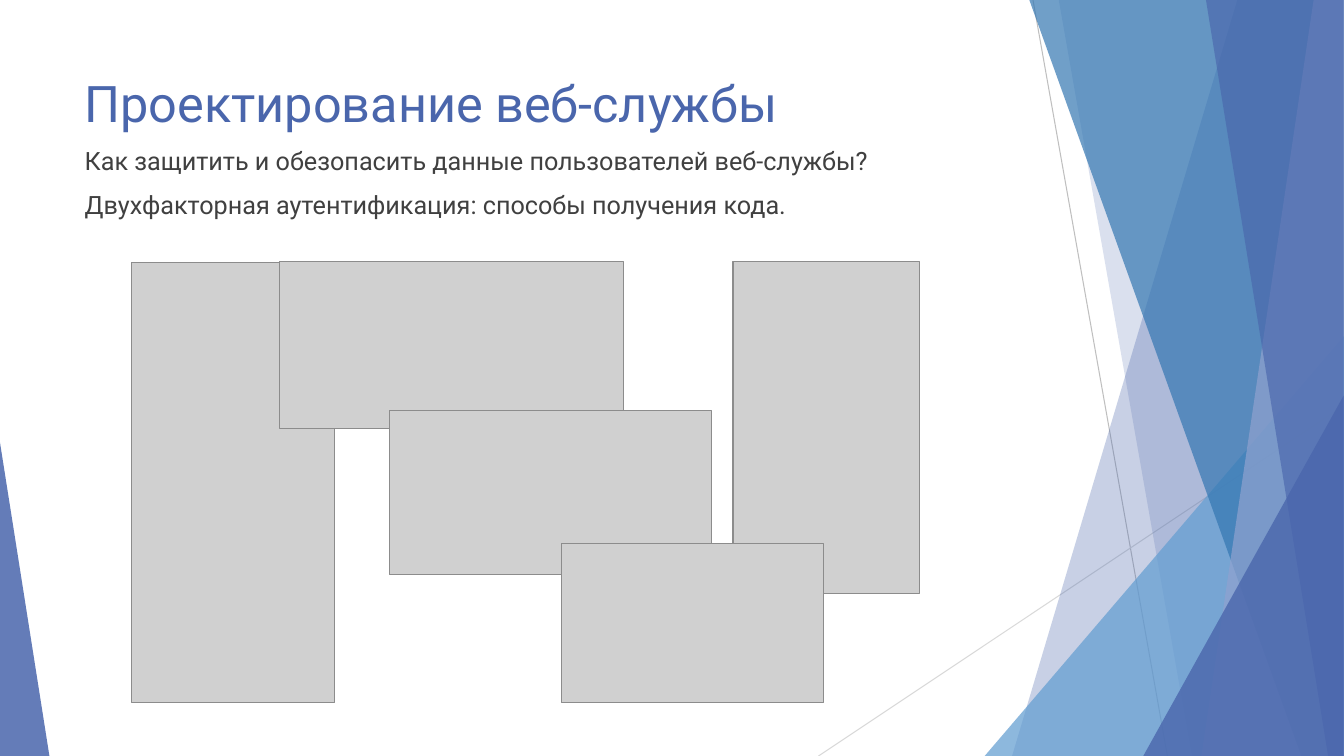
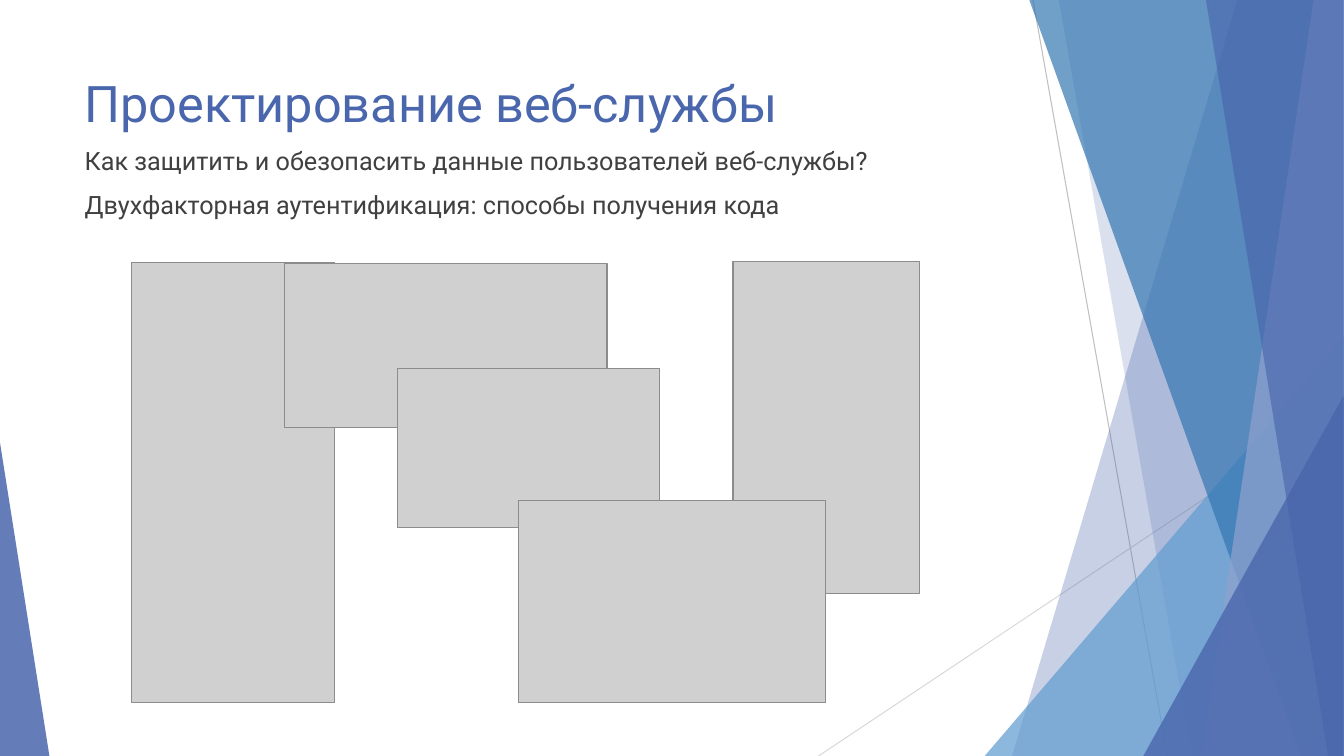
Before and after one commit to mJaJksJ/VCR, a slide deck: slide 7 of Конференция/Презентация.pptx. Drawn at 1344x756 pixels with LibreOffice and Linux fonts; fonts in the diff are those of the drawing; grey boxes stand for pictures. Boxes give left, top, right and bottom in pixels: in the first picture for what was removed or moved away, otherwise in the second. Text is boxed around its words. In the diff, an @@ line names an element or a change of style, - is before the commit and + after.

```diff
--- a/Конференция/Презентация.pptx
+++ b/Конференция/Презентация.pptx
@@ text at [85, 195, 780, 220]: text changed @@
-Двухфакторная аутентификация: способы получения кода.
+Двухфакторная аутентификация: способы получения кода
@@ picture: place and size @@
-picture at [389, 411, 712, 576]
+picture at [285, 263, 608, 427]
@@ picture: place and size @@
-picture at [562, 543, 824, 703]
+picture at [397, 368, 659, 527]
@@ picture: place and size @@
-picture at [280, 262, 624, 430]
+picture at [518, 501, 826, 703]
```
Also in this commit, not shown: 2 other slides changed, 1 slide added, 1 slide removed.
